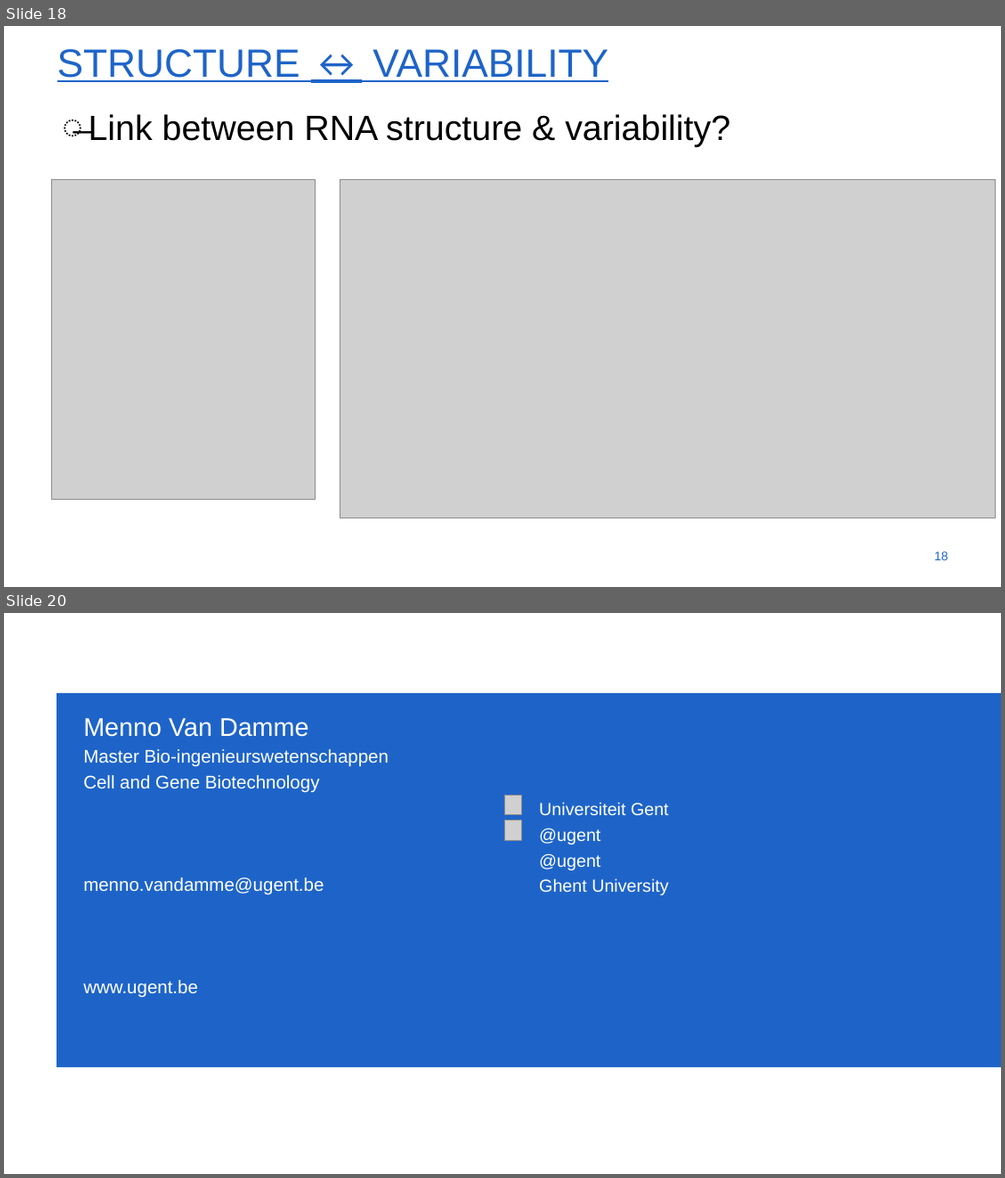
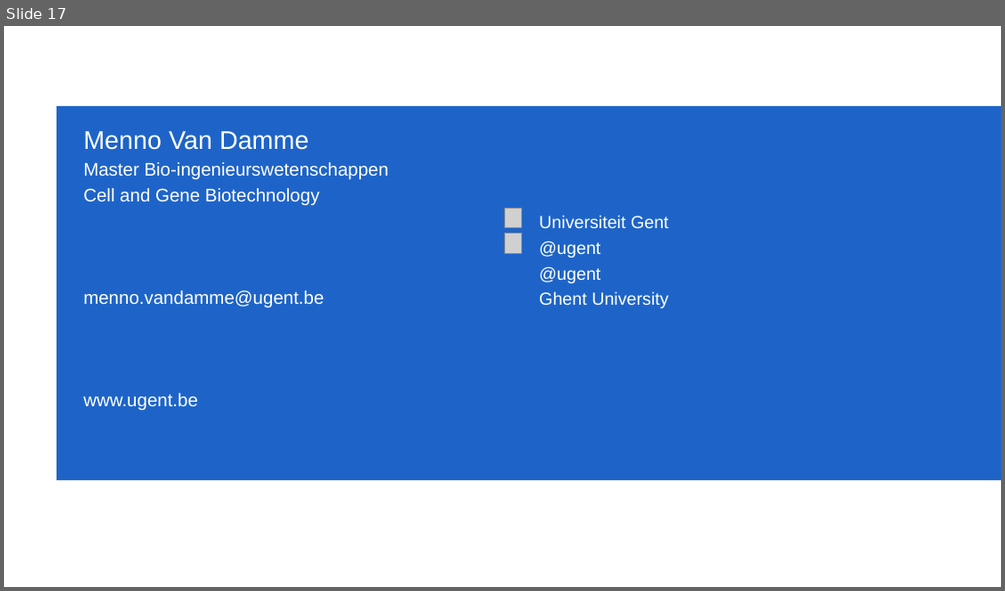
Before and after one commit to menvdamm/MScThesis, a slide deck: Masterthesis_Menno_Van_Damme.pptx. Shown one above the other, each under a label of ours: slides 18 and 20 before the commit, slide 17 after it; the slides between them are not shown. The pictures are 1005x1178 and 1005x591 pixels, drawn with LibreOffice and Linux fonts; fonts in the diff are those of the drawing; grey boxes stand for pictures; background and template pictures are left out. Boxes give left, top, right and bottom in pixels: in the first picture for what was removed or moved away, otherwise in the second. Text is boxed around its words. In the diff, an @@ line names an element or a change of style, - is before the commit and + after.

```diff
--- a/Masterthesis_Menno_Van_Damme.pptx
+++ b/Masterthesis_Menno_Van_Damme.pptx
@@ slide 18 removed at [4,26,1001,587], background #FFFFFF @@
@@ title removed at [57,49,608,82] @@
-STRUCTURE ↔ VARIABILITY
@@ text removed at [89,114,730,147] @@
-̶ Link between RNA structure & variability?
@@ picture removed at [52,179,316,499] @@
@@ picture removed at [340,179,995,518] @@
@@ page number removed at [934,551,948,560] @@
-18
@@ what was slide 20 is now slide 17 @@
```
Also in this commit, not shown: 7 slides changed, 8 slides added, 10 other slides removed.
